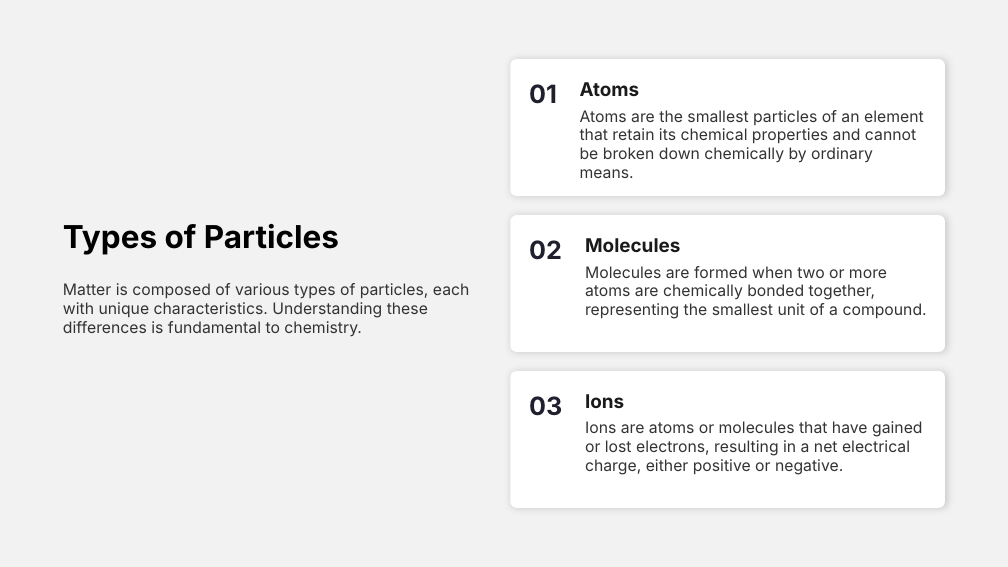
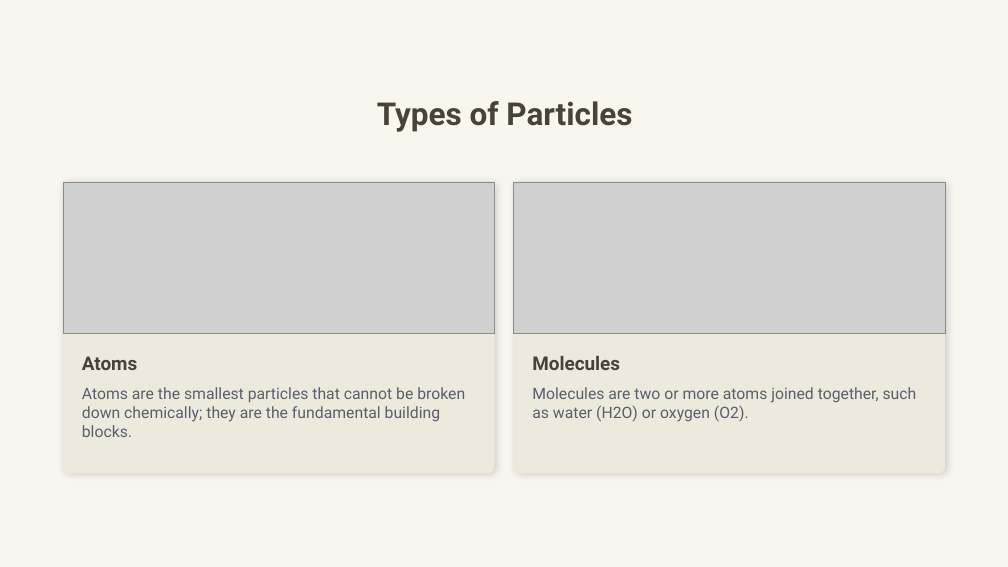
Before and after one commit to Farha-A/slides_generation, a slide deck: slide 3 of Slides/Unlocking_the_Secrets_of_Matter.pptx. Drawn at 1008x567 pixels with LibreOffice and Linux fonts; fonts in the diff are those of the drawing; grey boxes stand for pictures. Boxes give left, top, right and bottom in pixels: in the first picture for what was removed or moved away, otherwise in the second. Text is boxed around its words. In the diff, an @@ line names an element or a change of style, - is before the commit and + after.

```diff
--- a/Slides/Unlocking_the_Secrets_of_Matter.pptx
+++ b/Slides/Unlocking_the_Secrets_of_Matter.pptx
@@ background #F2F2F2 to #F9F6F0 @@
@@ rounded rectangle removed at [510,59,945,196] @@
@@ text removed at [529,84,557,104] @@
-01
@@ text "Types of Particles": place and size @@
-text "Types of Particles" at [63,224,339,255]
+text "Types of Particles" at [377,101,632,132]
@@ text "Types of Particles" at [377,101,632,132]: font Inter to Roboto, text colour #000000 to #484237; alignment left to centre @@
@@ text removed at [580,110,924,178] @@
-Atoms are the smallest particles of an element that retain its chemical properties and cannot be broken down chemically by ordinary means.
@@ rounded rectangle added at [63,182,494,473], fill #EEE9DD @@
@@ picture added at [63,182,494,333] @@
@@ rounded rectangle: place and size @@
-rounded rectangle at [510,215,945,352]
+rounded rectangle at [514,182,945,473]
@@ rounded rectangle at [514,182,945,473]: fill #FFFFFF to #EEE9DD; proportions changed @@
@@ picture added at [514,182,945,333] @@
@@ text removed at [529,240,562,260] @@
-02
@@ text removed at [585,266,927,319] @@
-Molecules are formed when two or more atoms are chemically bonded together, representing the smallest unit of a compound.
@@ text removed at [63,283,470,336] @@
-Matter is composed of various types of particles, each with unique characteristics. Understanding these differences is fundamental to chemistry.
@@ text "Atoms" at [82,356,137,370]: font Inter to Roboto, text colour #1A1A1A to #484237 @@
@@ text "Atoms": place and size @@
-text "Atoms" at [580,82,640,96]
+text "Atoms" at [82,356,137,370]
@@ text "Molecules": place and size @@
-text "Molecules" at [585,238,680,252]
+text "Molecules" at [532,356,620,370]
@@ text "Molecules" at [532,356,620,370]: font Inter to Roboto, text colour #1A1A1A to #484237 @@
@@ text added at [82,387,465,437], 20 pt, text #595F6C @@
+Atoms are the smallest particles that cannot be broken down chemically; they are the fundamental building blocks.
@@ rounded rectangle removed at [510,371,945,508] @@
@@ text added at [532,387,917,422], 20 pt, text #595F6C @@
+Molecules are two or more atoms joined together, such as water (H2O) or oxygen (O2).
@@ text removed at [529,396,562,416] @@
-03
@@ text removed at [585,394,624,408] @@
-Ions
@@ text removed at [585,421,922,475] @@
-Ions are atoms or molecules that have gained or lost electrons, resulting in a net electrical charge, either positive or negative.
```
Also in this commit, not shown: 2 other slides changed, 5 slides added, 5 slides removed, 27 other files.
